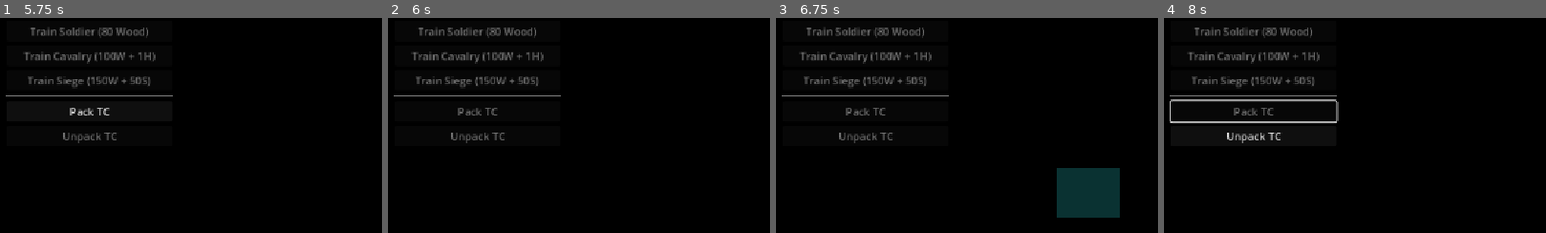
Above: before the commit, frames 1-4 (left to right).
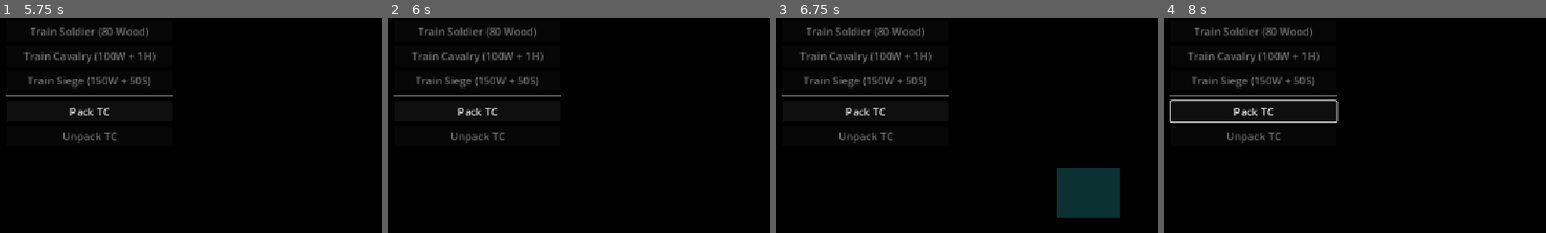
Above: after the commit, the same moments.

Repository: Ferrum-t/RTS-Game
Game: Godot game, scene res://Scenes/World/World.tscn
Same seed, same stepped clock (60 frames per second), same inputs: the game is played once before the commit and once after it.
Inputs (mouse positions are % of the whole screen's width and height, from its top left):
- Up to frame 1 (5.75 s): click "Town Center (W:50)" at 0.5 s; click "Barracks (W:100, S:50)" at 1.25 s; click "Watchtower (W:40, S:20)" at 2 s; click "Train Worker (50 Wood)" at 2.75 s; click "Pack TC" at 3.5 s; tap Enter at 4.25 s; move the mouse to (72, 45) at 4.27 s; hold D (move_right) 4.28-5 s; tap C at 4.35 s; click (72, 45) at 4.42 s; drag from (30, 55) to (45, 70) at 5.02 s
- Up to frame 2 (6 s): move the mouse to (60, 28) at 5.77 s; hold D (move_right) from 5.78 s (still down); tap P at 5.85 s
- Up to frame 3 (6.75 s): release D (move_right) at 6.5 s; drag from (45, 70) to (20, 35) at 6.52 s
- Up to frame 4 (8 s): move the mouse to (80, 65) at 7.27 s; hold Left (move_left) from 7.28 s (still down); tap U at 7.35 s
The pictures show only the part of the screen within x 0-50%, y 24-74%; the shares and areas given below are measured in that part.

Frame 1 is identical in both runs. In frame 2, 0.2% of the frame differs, in the area x 18-29%, y 41-46%; in frame 3, 0.2%; in frame 4, 0.5%, in the area x 16-31%, y 41-59%.

Commit message:
feat(8.1): Watchtower extends MobileTower (keeps class_name for BuildingManager)

Diff:
--- a/Scripts/Buildings/Watchtower.gd
+++ b/Scripts/Buildings/Watchtower.gd
@@ -1,12 +1,7 @@
-extends BaseBuilding
+extends MobileTower
 
 class_name Watchtower
 
-## Phase 8.0 — stationary defensive tower.
-## Auto-attack lives on child BuildingCombatComponent (timer scan of UnitManager.units).
-## Phase 8.1 MobileTower will add DeploymentComponent — do not add it here.
-
-func _ready() -> void:
-	super()
-	add_to_group("Obstacle")
-	print("[TOWER] ", name, " ready team=", team_id, " HP=", health, "/", max_health)
+## Phase 8.0 combat + Phase 8.1 mobility.
+## class_name Watchtower preserved for BuildingManager.register_building.
+## All deployment / combat logic lives on MobileTower + child BuildingCombatComponent.
